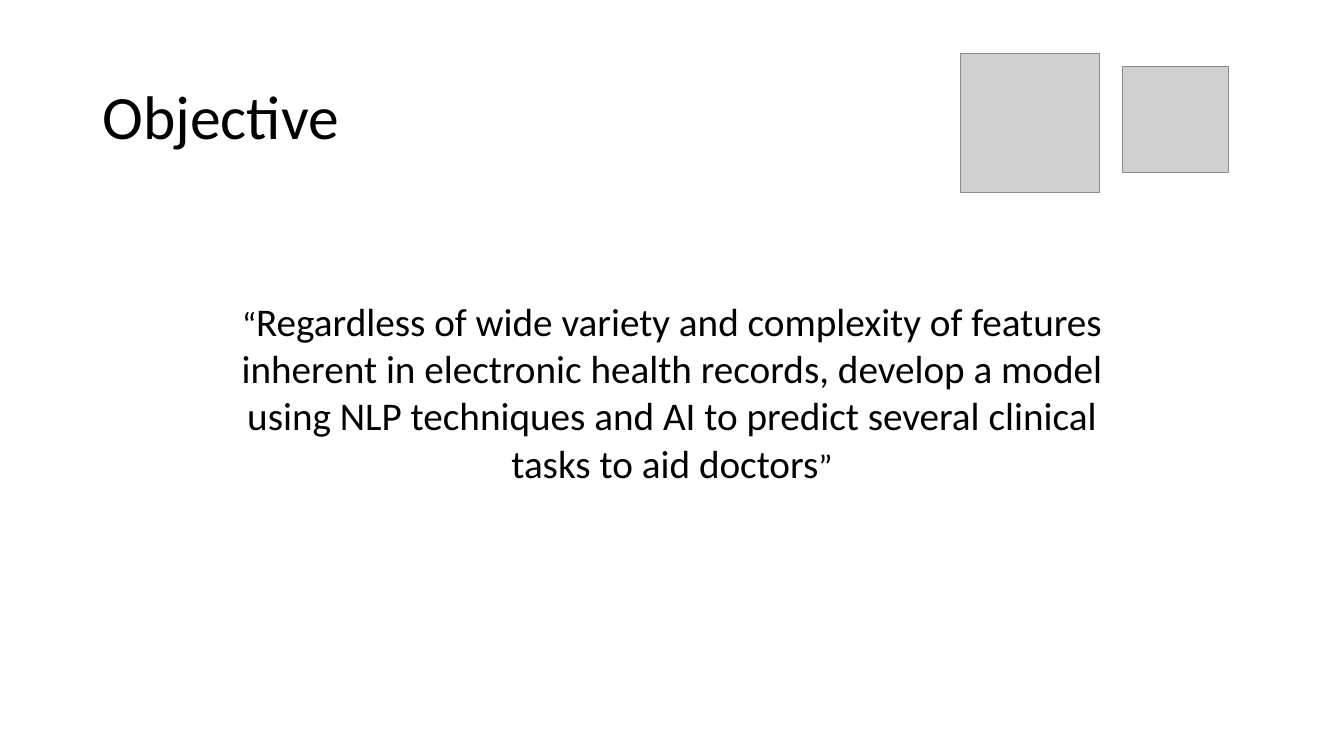
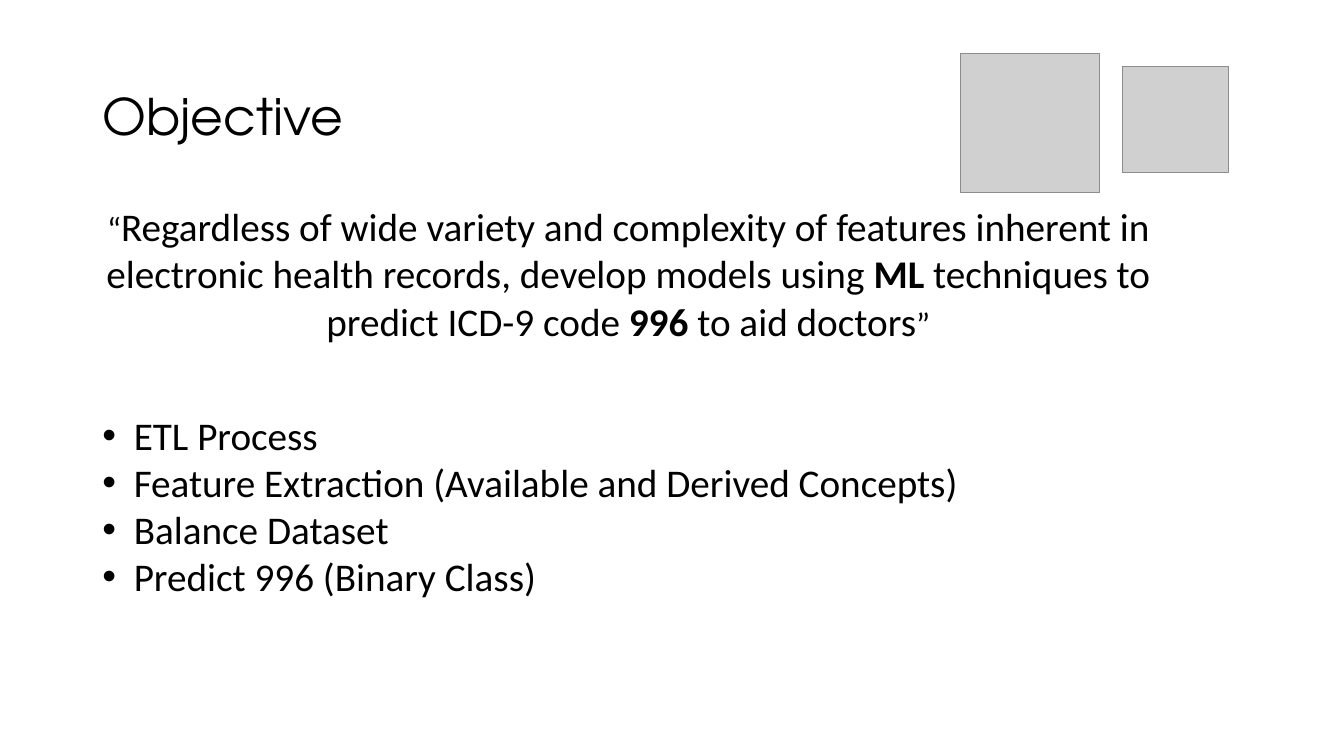
Before and after one commit to fmqbl/Predicting-Post-Procedural-Complications-Using-MIMICIII, a slide deck: slide 5 of ClinicalOutcomes.pptx (slide 6 before the commit). Drawn at 1344x756 pixels with LibreOffice and Linux fonts; fonts in the diff are those of the drawing; grey boxes stand for pictures. Boxes give left, top, right and bottom in pixels: in the first picture for what was removed or moved away, otherwise in the second. Text is boxed around its words. In the diff, an @@ line names an element or a change of style, - is before the commit and + after.

```diff
--- a/ClinicalOutcomes.pptx
+++ b/ClinicalOutcomes.pptx
@@ title "Objective" at (x1=102, y1=97, x2=342, y2=145): size 44 to 36 pt, font Calibri to TeX Gyre Adventor @@
@@ text at (x1=106, y1=213, x2=1150, y2=343): text changed @@
-“Regardless of wide variety and complexity of features inherent in electronic health records, develop a model using NLP techniques and AI to predict several clinical tasks to aid doctors”
+“Regardless of wide variety and complexity of features inherent in electronic health records, develop models using ML techniques to predict ICD-9 code 996 to aid doctors”
@@ text added at (x1=134, y1=425, x2=958, y2=598), 28 pt, text #000000 @@
+• ETL Process
+• Feature Extraction (Available and Derived Concepts)
+• Balance Dataset
+• Predict 996 (Binary Class)
```
Also in this commit, not shown: 5 other slides changed, 19 slides added, 14 slides removed, 1 other file.
